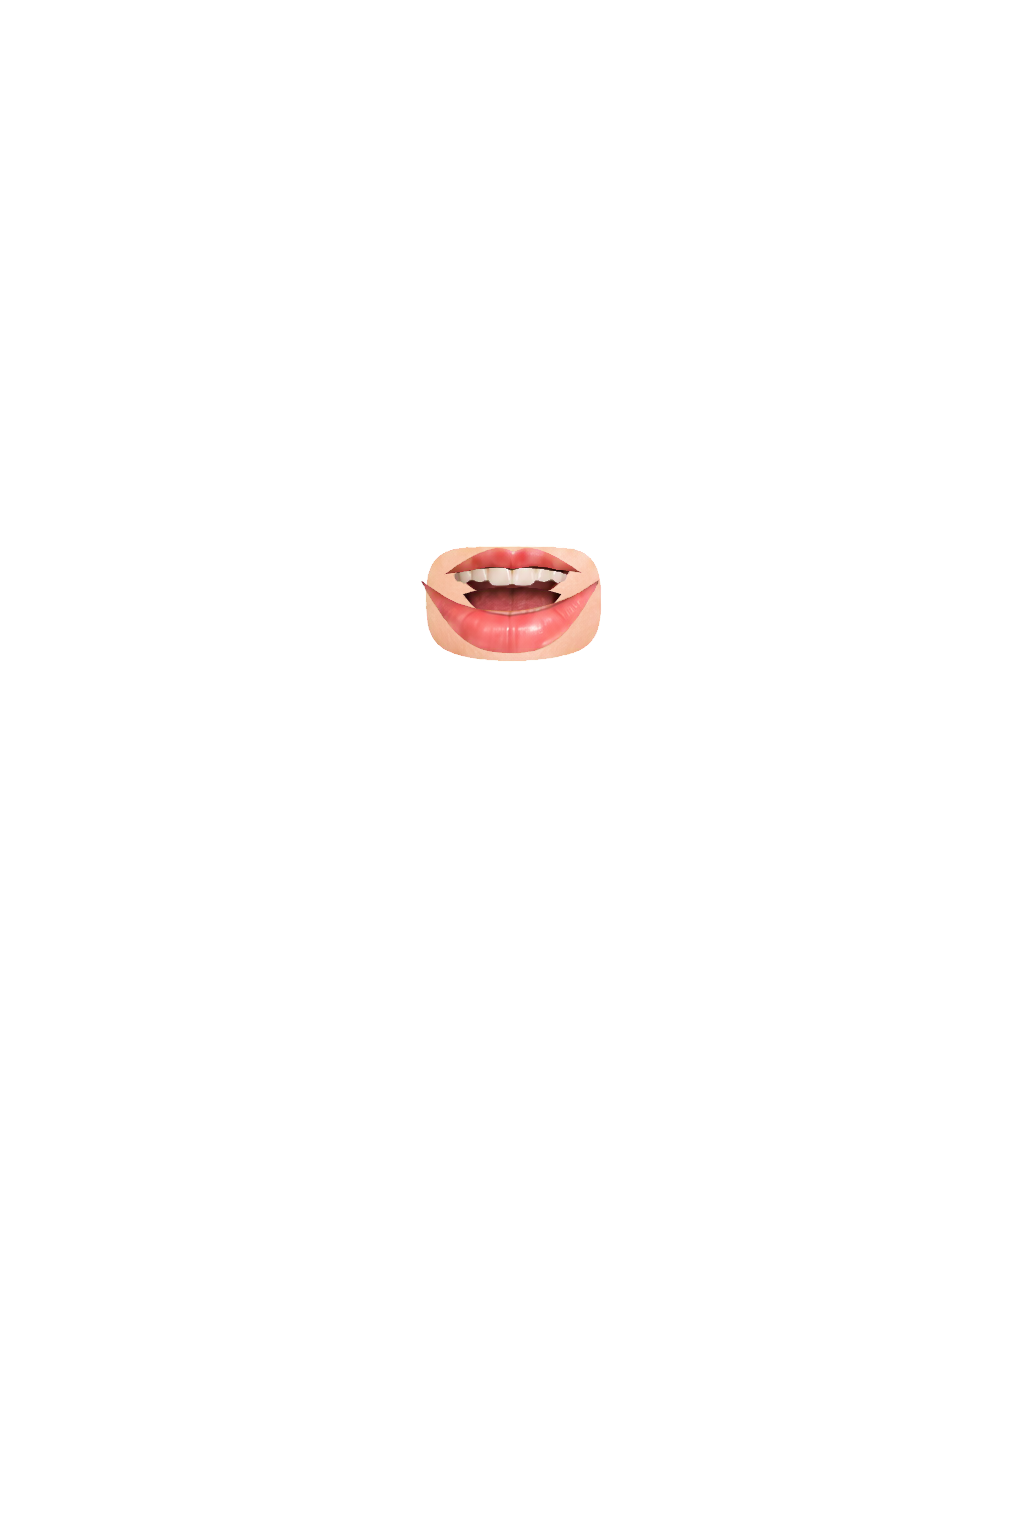
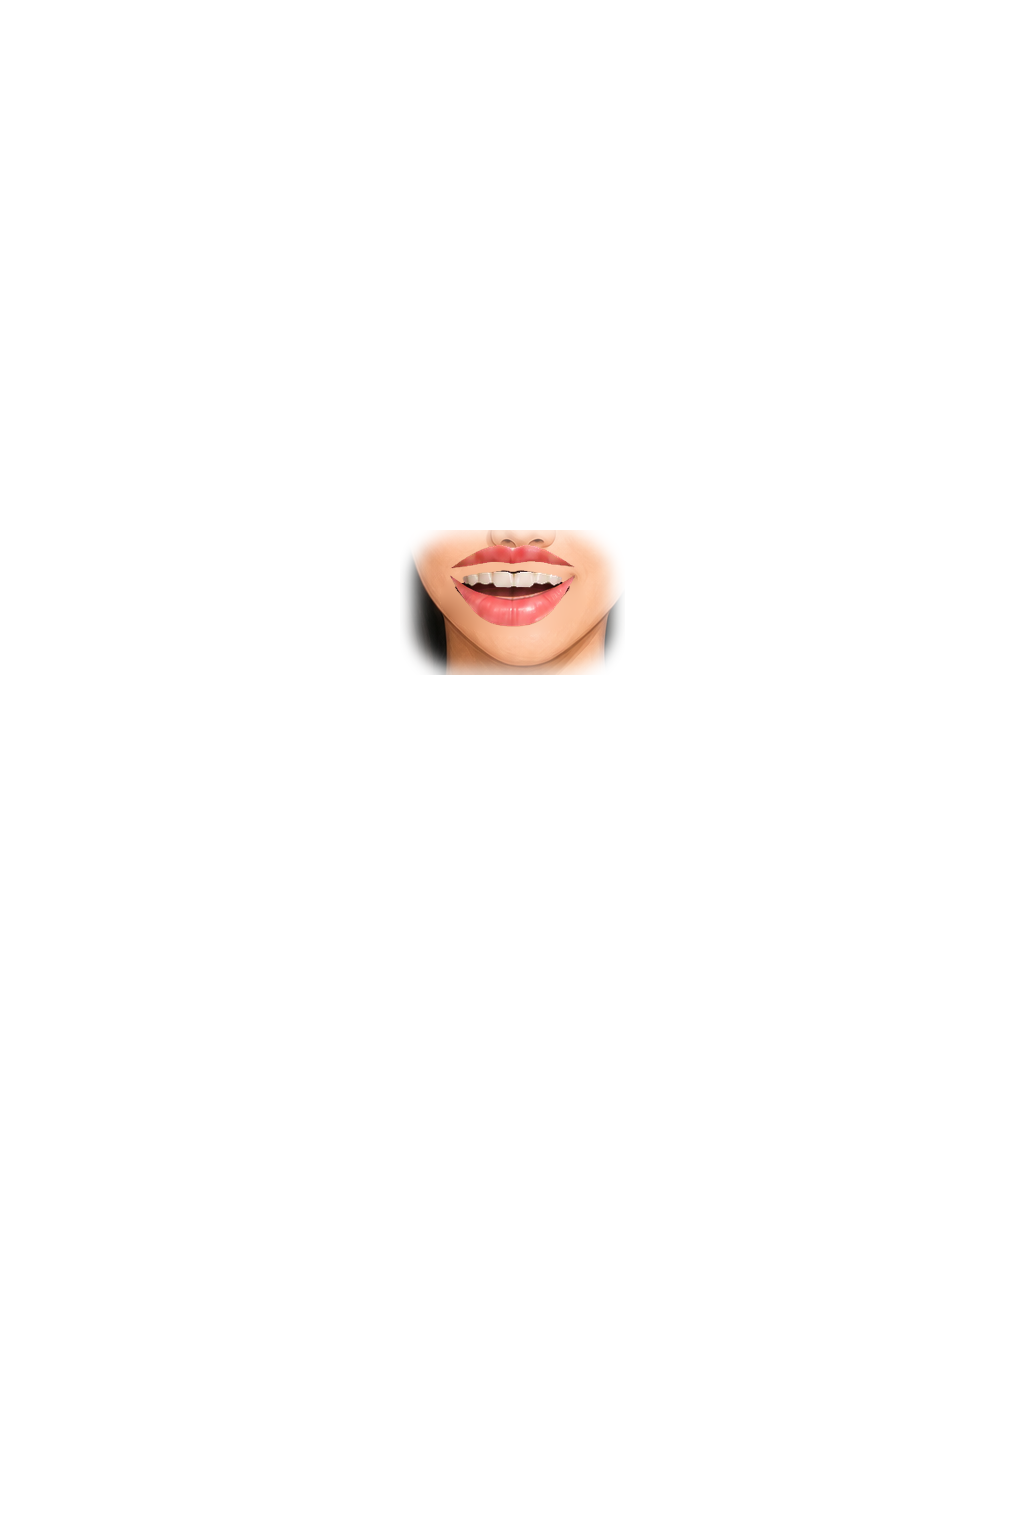
Layers edited between the first and the second 1024px x 1536px image:
painted on "mouth-lower-lip" over [421, 575, 599, 654]
painted on "mouth-upper-lip" over [444, 544, 582, 575]
painted on "mouth-upper-teeth" over [453, 566, 567, 588]
painted on "mouth-interior" over [454, 553, 570, 617]
painted on "mouth-skin-underlay" over [400, 530, 625, 675]